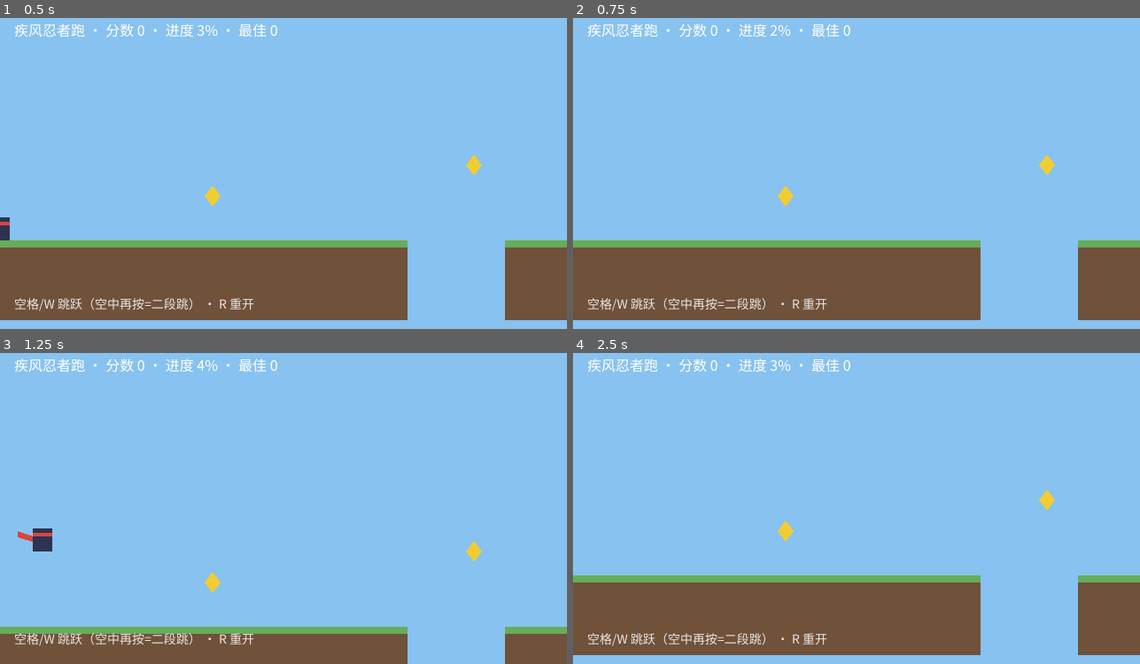
Above: before the commit, frames 1-4 (two rows, left to right).
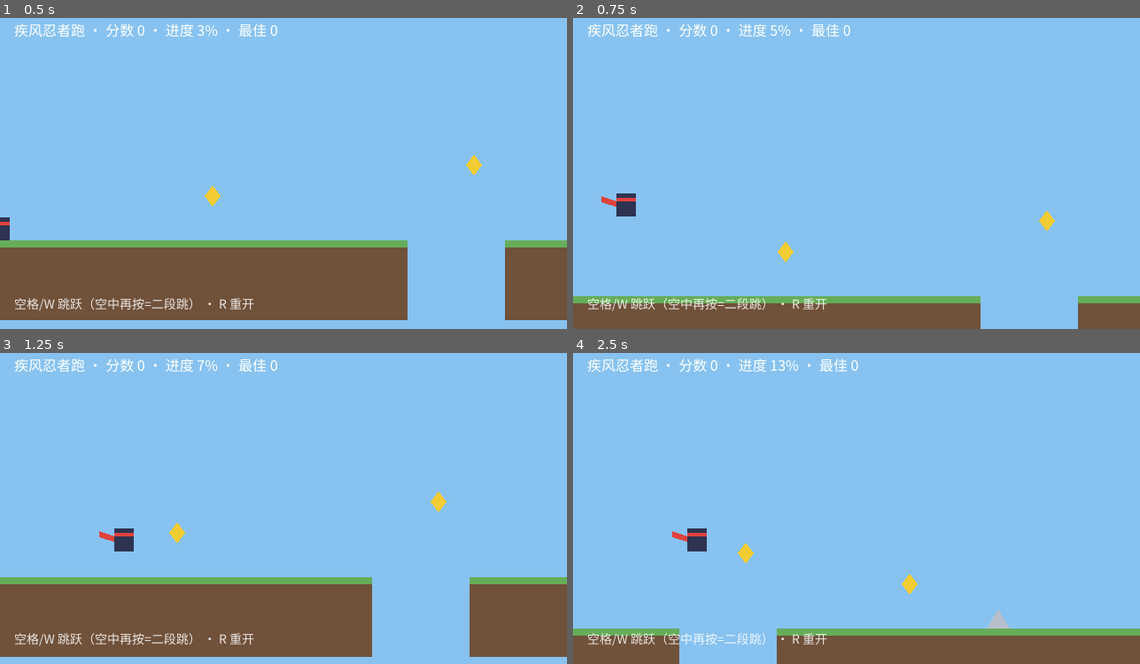
Above: after the commit, the same moments.

Repository: hl3w22bupt/myrd-playground
Game: Godot game, scene res://scenes/main.tscn
Two runs of this game, one before a commit and one after it. Both use one fixed random seed, a clock stepped at 60 frames per second and the inputs below.
Inputs (mouse positions are in pixels of both pictures, inside the frame that each line leads up to):
- Up to frame 1 (0.5 s): no input
- Up to frame 2 (0.75 s): tap Enter (confirm) at 0.5 s; move the mouse to (981, 154) at 0.52 s; hold D (move_right) from 0.53 s (still down); hold Enter (confirm) from 0.53 s (still down); click (981, 154) at 0.67 s
- Up to frame 3 (1.25 s): keep holding D (move_right); keep holding Enter (confirm); tap Space (jump) at 0.77 s
- Up to frame 4 (2.5 s): release D (move_right) at 1.25 s; release Enter (confirm) at 1.25 s; drag from (743, 520) to (788, 580) at 1.27 s; move the mouse to (913, 433) at 2.02 s; hold A (move_left) from 2.03 s (still down); hold Enter (confirm) from 2.03 s (still down)

Frame 1 is identical in both runs. In frame 2, 20% of the frame differs, in the area x 0-100%, y 2-100%; in frame 3, 19%; in frame 4, 22%, in the area x 0-100%, y 1-100%.

Commit message:
feat(games/game-3): 接入 playtest 机器人试玩门禁——Juice 反馈协议 + 重开防误触 + 试玩验收包
playtest 套件已由运维提交 3a74213f cherry-pick 落库（上一提交 278d9af，作者=运维，
sha256 三方一致：运维 -playtest 分支 = PR #27 = 平台注入阅读副本），本提交为工程侧接入：

- autoload/juice.gd（模板 §3B 反馈单例，SFX_BANK 留空 = 调用点先钉、音效资产后补）
  + project.godot [autoload] Juice 注册（模板固定接线项）
- main.gd 四类结果事件挂反馈（收集 pop+score / 失败 flash+fail / 胜利 pop+confirm /
  重开 confirm）；震屏仍由原 _start_shake 驱动（冒烟 is_shaking 断言依赖）
- main.gd 重开只在结算后（WON/LOST）受理：playtest 机器人实测抓出真缺陷——
  随机 R 流把角色钉在出生点 144px 内，20s 收集为 0（奔跑中误触 R 静默丢进度）
- tests/playtest.json 阈值显式钉住（=判定器内置默认，不放松）；局时长 1200 帧
  = 60 tick × 20s 赛道全程（routines.yaml playtestFrames 与 verify.sh 同值下发）
- tests/smoke.gd 断言升级：第 13 组 Juice 反馈总线（协议面 + 收集/失败反馈窗口非空）、
  第 14 组重开防误触；负例探针 A/B/C 全部以清晰签名 FAIL 后还原复绿
- .myrd/routines.yaml godot-smoke 增补 playtest step（照抄 references 模板片段；
  references/godot-smoke-routine.md 已同步至含 playtest 步的模板版，配置来源回归仓库内）
- verify.sh 增补第 4 步 playtest + 判定器存在性守卫；export/web 重导出（含 Juice）
- qa/：PLAYTEST.md 试玩验收包（指标明细/阈值依据/负例探针/bot 技术边界如实记录）、
  README 口径表增机器人试玩行、playtest-blocked-report.md 追加解除记录

门禁：bash games/game-3/verify.sh 退出码 0（preflight / smoke / fuzz / playtest 全绿），
GODOT_PLAYTEST: PASS 3 局全部通过。

Co-Authored-By: Claude <noreply@anthropic.com>

Diff:
--- /dev/null
+++ b/games/game-3/autoload/juice.gd
@@ -0,0 +1,120 @@
+extends Node
+## 全局反馈单例（Juice）：把「结果性事件的反馈」收敛成一调用 API，并逐条记录事件。
+##
+## 来源：minimal-2d 模板 autoload/juice.gd（SKILL.md §3B 反馈完备性协议），
+## 随 playtest 门禁接入本工程（playtest_driver 采样 Juice.feedback_fired 作为
+## 反馈事件流 —— 单例缺失时机器人试玩 fail-closed）。
+##
+## 规范（SKILL.md §3B）：结果性事件（得分/收集/命中/失败/确认/升级）至少挂 1 条反馈，
+## 且挂在**结果事件的处理函数**上（如 `_on_game_lost`），不挂在输入处理上；
+## 移动类连续输入由游戏表现本身承担反馈，不强制挂 Juice。
+##
+## 音效：SFX_BANK 留空 = 调用合法空转（不报错）。本工程调用点已钉
+## &"score" / &"fail" / &"confirm"，音效资产后补时在注册表各加一行即全局出声
+## （参照模板 tools/gen_sfx.gd 程序化合成，或替换为音频文件）。
+
+## 反馈触发信号：想对反馈做统计 / 连击 UI 的场景可以订阅；
+## 机器人试玩门禁（scripts/playtest.sh + playtest_driver.gd）以它为反馈事件采样锚点。
+signal feedback_fired(kind: StringName)
+
+## 音效注册表：名 → AudioStream。留空时 sfx() 静默空转（不报错）——调用点先钉、资产后补。
+## 资产就位后形如：&"score": preload("res://assets/sfx/score.wav")。
+const SFX_BANK: Dictionary = {}
+
+## 本局反馈记录（"kind@ms"），冒烟断言只看是否非空；环形上限防长局内存膨胀。
+var events: PackedStringArray = []
+
+const EVENTS_CAP: int = 512
+const SFX_POOL_SIZE: int = 4
+
+var _sfx_pool: Array[AudioStreamPlayer] = []
+var _sfx_next: int = 0
+var _shake_tween: Tween
+var _noise := RandomNumberGenerator.new()
+
+
+func _ready() -> void:
+	_noise.randomize()
+	for i in SFX_POOL_SIZE:
+		var player := AudioStreamPlayer.new()
+		player.name = "Sfx%d" % i
+		add_child(player)
+		_sfx_pool.append(player)
+
+
+## 弹跳放大后回弹（收集/得分/确认类结果的默认反馈）。
+## Control 以中心为轴缩放，pivot_offset 必须在缩放前设置。
+func pop(node: Node, amount: float = 1.18, duration: float = 0.16) -> void:
+	if node is Control:
+		var control := node as Control
+		control.pivot_offset = control.size / 2.0
+	var tween := node.create_tween()
+	tween.tween_property(node, "scale", Vector2.ONE * amount, duration * 0.4) \
+		.from(Vector2.ONE).set_trans(Tween.TRANS_QUAD).set_ease(Tween.EASE_OUT)
+	tween.tween_property(node, "scale", Vector2.ONE, duration * 0.6) \
+		.set_trans(Tween.TRANS_BACK).set_ease(Tween.EASE_OUT)
+	_record(&"pop", node)
+
+
+## 闪一下 modulate（受击/失效/状态切换类结果）。
+func flash(node: CanvasItem, color: Color = Color(1, 1, 1, 0.65), duration: float = 0.12) -> void:
+	var original := node.modulate
+	node.modulate = color
+	var tween := node.create_tween()
+	tween.tween_property(node, "modulate", original, duration)
+	_record(&"flash", node)
+
+
+## 相机震动（命中/爆炸/落地类重结果）。
+## 没有 Camera2D 时只记录不位移 —— UI-only 场景调用合法，相机加进来后自动生效。
+## 注：本工程的失败/过关震屏由 Main 自己驱动（冒烟 is_shaking() 断言依赖），
+## 这里保留模板 API 以备移植与后续统一。
+func shake(strength: float = 6.0, duration: float = 0.22) -> void:
+	_record(&"shake", null)
+	var camera := get_viewport().get_camera_2d()
+	if camera == null:
+		return
+	if _shake_tween != null and _shake_tween.is_valid():
+		_shake_tween.kill()
+	_shake_tween = create_tween()
+	var steps := 6
+	for step in steps:
+		var decay := 1.0 - float(step) / float(steps)
+		var offset := Vector2(_noise.randf_range(-1.0, 1.0), _noise.randf_range(-1.0, 1.0)) * strength * decay
+		_shake_tween.tween_property(camera, "offset", offset, duration / float(steps))
+	_shake_tween.tween_property(camera, "offset", Vector2.ZERO, duration / float(steps))
+
+
+## 顿帧（命中定格）。ignore_time_scale 的计时器保证还原不受 time_scale 影响；
+## 连续命中互相覆盖、以最后一次为准，属预期语义。
+func hit_stop(duration: float = 0.06) -> void:
+	_record(&"hit_stop", null)
+	Engine.time_scale = 0.05
+	await get_tree().create_timer(duration, true, false, true).timeout
+	Engine.time_scale = 1.0
+
+
+## 播放注册表里的音效；未注册的名合法空转（记录事件，资产后补即出声）。
+func sfx(name: StringName, volume_db: float = 0.0) -> void:
+	var stream: AudioStream = SFX_BANK.get(name)
+	if stream == null:
+		_record(StringName("sfx:%s(未注册)" % name), null)
+		return
+	var player := _sfx_pool[_sfx_next]
+	_sfx_next = (_sfx_next + 1) % _sfx_pool.size()
+	player.stream = stream
+	player.volume_db = volume_db
+	player.play()
+	_record(StringName("sfx:%s" % name), null)
+
+
+## 测试辅助：清空反馈记录（冒烟按时间窗断言 / 试玩每局清窗用）。
+func clear_events() -> void:
+	events.clear()
+
+
+func _record(kind: StringName, _target: Node) -> void:
+	events.append("%s@%d" % [kind, Time.get_ticks_msec()])
+	if events.size() > EVENTS_CAP:
+		events.remove_at(0)
+	feedback_fired.emit(kind)
--- a/games/game-3/project.godot
+++ b/games/game-3/project.godot
@@ -16,6 +16,7 @@
 [autoload]
 
 GameState="*res://autoload/game_state.gd"
+Juice="*res://autoload/juice.gd"
 
 [display]
 
--- a/games/game-3/scripts/main.gd
+++ b/games/game-3/scripts/main.gd
@@ -11,6 +11,8 @@
 ##   Level.hazard_hit（撞尖刺）→ register_loss；Level.dart_collected → add_score + 飞镖消失
 ##   Level.goal_reached → register_win；GameState.game_won/game_lost → 结算文案 + 震屏反馈
 ##   输入 restart（R / 回车 / 触摸重开按钮）→ restart_run()（就地重置，不重载场景）
+##   §3B：上述结果事件在各自处理函数里统一挂 Juice 反馈（pop/flash/sfx）——
+##   反馈事件流（Juice.feedback_fired）同时是机器人试玩门禁的采样锚点。
 ##
 ## UI 组织（分数/提示/结算各司其职，全部挂在独立的 UI CanvasLayer）：
 ##   %HudLabel  = 常驻分数行（分数 · 进度 · 历史最佳）
@@ -89,7 +91,10 @@
 
 
 func _unhandled_input(event: InputEvent) -> void:
-	if event.is_action_pressed(&"restart"):
+	# 重开只在结算后（WON/LOST）受理：奔跑中忽略 —— 自动跑酷里玩家不控方向，
+	# 奔跑中误触 R 会静默清掉已有进度（playtest 机器人实测：随机 R 流把角色按在
+	# 起点 144px 内，核心循环 20s 收集数为 0）。结算弹层的「按 R 重开」文案与之配套。
+	if event.is_action_pressed(&"restart") and GameState.state != GameState.State.PLAYING:
 		restart_run()
 
 
@@ -100,6 +105,8 @@
 	GameState.reset()
 	state_label.visible = false
 	_refresh_hud()
+	# §3B 确认类反馈：重开指令已被受理（音效资产后补，事件流始终有记录）。
+	Juice.sfx(&"confirm")
 
 
 func _refresh_hud() -> void:
@@ -129,6 +136,9 @@
 	# 生效分值：URL ?tuning= 可覆盖（game_state.gd TUNING_META 钳制），未调参时等于 DART_SCORE。
 	GameState.add_score(GameState.dart_score_value())
 	dart.collect()
+	# §3B 结果反馈：HUD 分数弹跳 + 得分音效（音效资产后补，SFX_BANK 注册即出声）。
+	Juice.pop(hud_label)
+	Juice.sfx(&"score")
 
 
 func _on_goal_reached() -> void:
@@ -140,6 +150,9 @@
 	_start_shake(SHAKE_FRAMES_WIN)
 	state_label.text = "胜利！坚持跑到底 · 本局 %d 分\n按 R / 回车 重开一局" % final_score
 	state_label.visible = true
+	# §3B 结果反馈：结算弹层弹跳 + 确认音效（过关 = 确认类结果）。
+	Juice.pop(state_label)
+	Juice.sfx(&"confirm")
 
 
 func _on_game_lost(final_score: int) -> void:
@@ -147,6 +160,9 @@
 	_start_shake(SHAKE_FRAMES_LOSS)
 	state_label.text = "失败…本局收集飞镖 %d 枚\n按 R / 回车 重开一局" % final_score
 	state_label.visible = true
+	# §3B 结果反馈：结算弹层闪红 + 失败音效（震屏仍由上方 _start_shake 驱动，冒烟断言依赖）。
+	Juice.flash(state_label, Color(1.0, 0.35, 0.3, 0.85))
+	Juice.sfx(&"fail")
 
 
 func _start_shake(frames: int) -> void:
--- /dev/null
+++ b/games/game-3/tests/playtest.json
@@ -0,0 +1,8 @@
+{
+  "thresholds": {
+    "first_reward_seconds_max": 10.0,
+    "feedback_gap_seconds_max": 10.0,
+    "feedback_events_min_per_run": 2,
+    "seed_outcomes_min_distinct": 1
+  }
+}
--- a/games/game-3/tests/smoke.gd
+++ b/games/game-3/tests/smoke.gd
@@ -23,6 +23,9 @@
 ##  10. 重开可用：restart 动作 → 分数清零 / 状态回 PLAYING / 玩家回出生点 / 飞镖复位
 ##  11. 正向可达：跑进终点旗 → game_won + 结算文案 + 过关奖励 + 跨局留存（runs_finished/best_score）
 ##  12. 胜负已定后玩家冻结（位置不再变化，不会「赢了还在跑」）
+##  13. 反馈总线（§3B / playtest 协议）：autoload Juice 已注册且带 feedback_fired 信号与
+##      clear_events；收集与失败两条结果事件后 Juice.events 非空（反馈接线断了 = FAIL）
+##  14. 重开防误触：奔跑中（PLAYING）按 restart 不重置（进度不丢），结算后（LOST，见第 10 项）才受理
 ##
 ## ⚠️ 输入注入全部走 InputEventAction（不与 Input.action_press 混帧，E-08）；
 ##    噪声相位只注入原始事件（Key/Mouse/Touch），不污染动作级断言（模板既有约定）。
@@ -36,6 +39,8 @@
 ## ── 分阶段里程碑（物理帧）──
 const RUN_START_FRAME: int = 21          # 记录奔跑起点
 const RUN_END_FRAME: int = 41            # 断言位移，并按下跳跃（一段跳）
+const RESTART_GUARD_FRAME: int = 43      # 奔跑中按 restart（应被忽略：进度不重置）
+const RESTART_GUARD_ASSERT_FRAME: int = 46  # 断言玩家仍在前进（未被拽回出生点）
 const JUMP2_FRAME: int = 45              # 断言一段跳，并按第二次（二段跳）
 const DOUBLE_ASSERT_FRAME: int = 49      # 断言二段跳生效
 const COYOTE_TELEPORT_FRAME: int = 51    # 传送到 S1 右端（坑1 唇边 20px），让他自然跑出平台
@@ -91,6 +96,8 @@
 var _player: Player
 var _level: GameLevel
 var _state_label: Label
+## Juice 反馈单例（§3B / playtest 协议面：feedback_fired 信号 + events 记录 + clear_events）。
+var _juice: Node
 
 ## 信号到达标记（「信号真的到达订阅方」断言层）。
 var _moved_seen: bool = false
@@ -108,6 +115,8 @@
 var _coyote_press_y: float = 0.0
 var _coyote_checked: bool = false
 var _freeze_x: float = 0.0
+## 重开防误触断言采样（PLAYING 中按 restart 前的玩家 x）。
+var _guard_x: float = 0.0
 
 ## 跳跃缓冲轮询状态。
 var _buffer_await: bool = false
@@ -140,6 +149,16 @@
 		game_state.score_changed.connect(_on_score_changed)
 		game_state.game_won.connect(_on_game_won)
 		game_state.game_lost.connect(_on_game_lost)
+
+	# 13. 反馈总线协议面（playtest 门禁依赖它采样反馈事件流，缺了即 fail-closed）。
+	_juice = get_tree().root.get_node_or_null("Juice")
+	if _juice == null:
+		_failures.append("autoload Juice 未注册（§3B 反馈协议 / playtest 门禁模板协议缺失）")
+	else:
+		if not _juice.has_signal("feedback_fired"):
+			_failures.append("autoload Juice 缺少信号 feedback_fired（机器人试玩的反馈采样锚点）")
+		if not _juice.has_method("clear_events"):
+			_failures.append("autoload Juice 缺少 clear_events（试玩每局清窗 / 冒烟按时间窗断言依赖）")
 
 	_main = get_node_or_null("Main") as Node2D
 	if _main == null:
@@ -181,9 +200,15 @@
 		_pre_jump_y = _player.global_position.y
 		_pre_jump_count = _player.jumps_used
 		_press_action(&"jump")
+	elif _frames == RESTART_GUARD_FRAME:
+		# 14. 重开防误触：奔跑中按 restart 必须被忽略（此时玩家在 S1 平台 ≈220px 处）。
+		_guard_x = _player.global_position.x
+		_press_action(&"restart")
 	elif _frames == JUMP2_FRAME:
 		_assert_first_jump()
 		_press_action(&"jump")
+	elif _frames == RESTART_GUARD_ASSERT_FRAME:
+		_assert_restart_guarded()
 	elif _frames == DOUBLE_ASSERT_FRAME:
 		_assert_double_jump()
 	elif _frames == COYOTE_TELEPORT_FRAME and _player != null:
@@ -197,10 +222,12 @@
 		_assert_coyote_jump()
 	elif _frames == TELEPORT_DART_FRAME and _level != null:
 		_teleport_player(_level.DART_SPOTS[0])
+		_clear_juice_events()  # 反馈窗口起点：此后到收集断言之间的 Juice 事件必须非空
 	elif _frames == COLLECT_ASSERT_FRAME:
 		_assert_dart_collected()
 	elif _frames == TELEPORT_SPIKE_FRAME and _level != null:
 		_teleport_player(Vector2(_level.SPIKE_XS[0], _level.GROUND_TOP_Y - 13.0))
+		_clear_juice_events()  # 反馈窗口起点：此后到失败断言之间的 Juice 事件必须非空
 	elif _frames == LOSE_ASSERT_FRAME:
 		_assert_lost()
 	elif _frames == RESTART_FRAME:
@@ -319,6 +346,20 @@
 			_player.jumps_used, _pre_jump_count + 2])
 
 
+## 14. 重开防误触：PLAYING 中按 restart 后玩家必须仍在前进（x 增长），没有被拽回出生点。
+## 采样时玩家在 S1 平台 ≈220px 处；若重开被误受理，这里 x 会回到 ≈60px。
+func _assert_restart_guarded() -> void:
+	if _player == null:
+		return
+	var travelled: float = _player.global_position.x - _guard_x
+	if travelled < 4.0:
+		_failures.append("奔跑中按 restart 触发了重开（x %.1f → %.1f）：进度被静默清掉，" % [
+			_guard_x, _player.global_position.x] +
+			"重开必须只在结算后（WON/LOST）受理（自动跑酷防误触，playtest 机器人实证的进度丢失缺陷）")
+	if GameState.state != GameState.State.PLAYING:
+		_failures.append("奔跑中按 restart 后局状态被改变（当前 %d，应仍 PLAYING）" % GameState.state)
+
+
 ## 6. 土狼时间：走出平台边缘 ≈2 帧后按跳，应兑现为「地面起跳」（jumps_used 停在 1）。
 func _assert_coyote_jump() -> void:
 	if _player == null:
@@ -346,6 +387,8 @@
 	# 收集反馈：飞镖应正在播「弹大/淡出」补间（结果性事件必须有可感知反馈）。
 	if _last_dart != null and _last_dart.modulate.a > 0.999 and _last_dart.scale.x < 1.001:
 		_failures.append("收集反馈未接线：飞镖被收集后既没弹大也没淡出（Dart.collect 未启动表现补间）")
+	# §3B 反馈总线：收集这条结果事件必须在 Juice 事件流里留痕（playtest 采样锚点）。
+	_assert_juice_fired("收集飞镖")
 
 
 func _assert_lost() -> void:
@@ -357,6 +400,8 @@
 		_failures.append("失败后结算文案未显示「失败」：StateLabel 未被 _on_game_lost 刷新")
 	if _main != null and not _main.is_shaking():
 		_failures.append("失败反馈未接线：撞刺后相机未震屏（Main._on_game_lost 未触发 shake）")
+	# §3B 反馈总线：失败这条结果事件必须在 Juice 事件流里留痕（结算弹层 flash + 音效调用点）。
+	_assert_juice_fired("撞上尖刺失败")
 
 
 func _assert_restarted() -> void:
@@ -423,10 +468,32 @@
 			_freeze_x, _player.global_position.x])
 
 
+## ── §3B 反馈总线断言辅助 ──
+
+## 反馈窗口起点：清空 Juice 事件记录（单例缺失已由 _ready 协议断言上报，这里静默跳过）。
+func _clear_juice_events() -> void:
+	if _juice != null and _juice.has_method("clear_events"):
+		_juice.call("clear_events")
+
+
+## 窗口断言：自上次清空以来，结果事件必须至少留痕 1 条反馈（playtest 反馈流同源）。
+func _assert_juice_fired(context: String) -> void:
+	if _juice == null:
+		return
+	var events_variant: Variant = _juice.get("events")
+	if not (events_variant is PackedStringArray):
+		_failures.append("autoload Juice.events 类型异常（期望 PackedStringArray，实际 %s）" % [
+			type_string(typeof(events_variant))])
+		return
+	var events: PackedStringArray = events_variant
+	if events.is_empty():
+		_failures.append("%s后 Juice.events 为空：结果事件未挂任何反馈（§3B 接线断裂，playtest 反馈流断供）" % context)
+
+
 func _report() -> void:
 	_finished = true
 	if _failures.is_empty() and _coyote_checked and _buffer_checked:
-		print("GODOT_SMOKE: PASS 关卡几何/场景实例化/autoload/键位契约/自动奔跑/跳跃二段跳/土狼跳/跳跃缓冲/收集飞镖+反馈/撞刺失败+震屏/重开复位/跑底过关+留存/冻结停跑 全部通过")
+		print("GODOT_SMOKE: PASS 关卡几何/场景实例化/autoload/键位契约/自动奔跑/跳跃二段跳/土狼跳/跳跃缓冲/收集飞镖+反馈/撞刺失败+震屏/重开复位/跑底过关+留存/冻结停跑/Juice反馈总线/重开防误触 全部通过")
 		get_tree().quit(0)
 	else:
 		if not _coyote_checked and _failures.is_empty():
Not shown, added: games/game-3/autoload/juice.gd.uid
Not shown, changed: .myrd/routines.yaml
Not shown, changed: games/game-3/export/web/index.html
Not shown, changed: games/game-3/export/web/index.pck
Not shown, added: games/game-3/qa/PLAYTEST.md
Not shown, changed: games/game-3/qa/README.md
Not shown, changed: games/game-3/qa/playtest-blocked-report.md
Not shown, changed: games/game-3/verify.sh
Not shown, changed: std-skills/godot-game-dev/references/godot-smoke-routine.md
